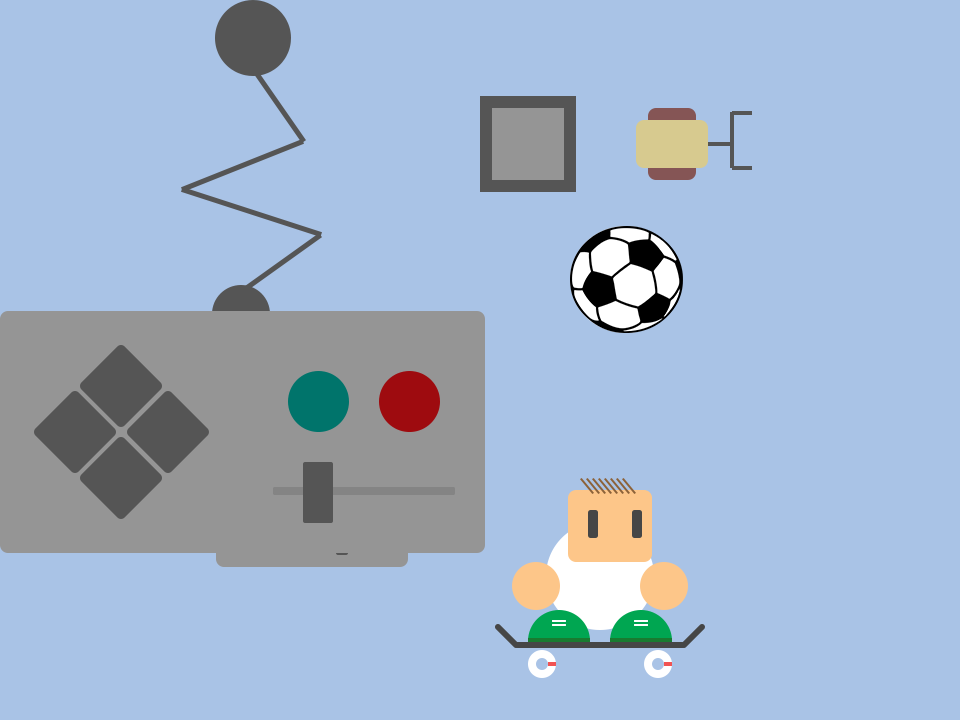
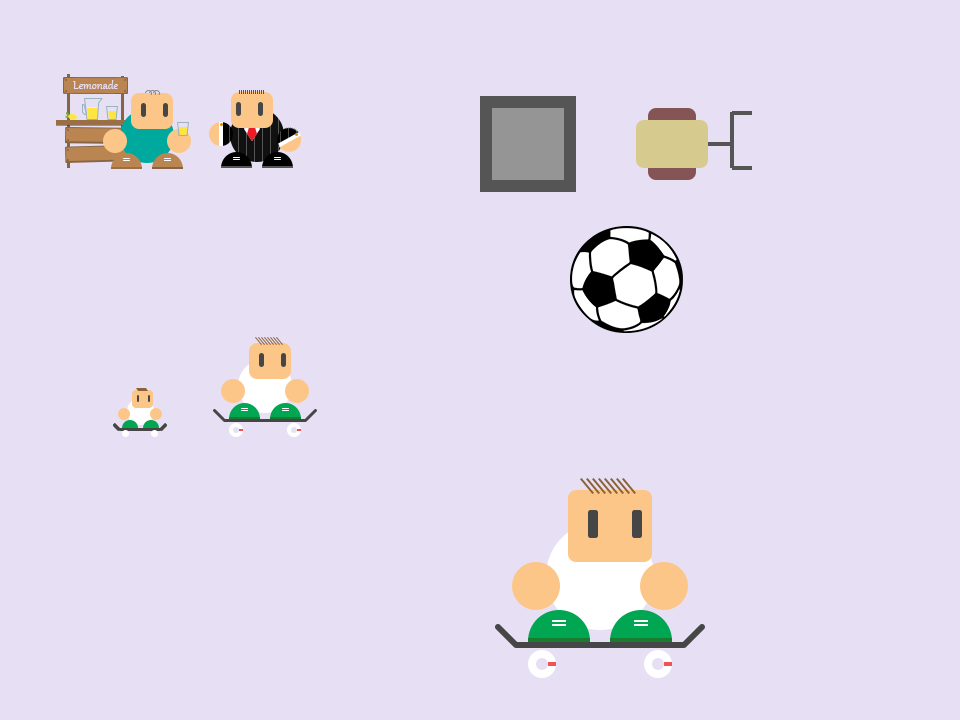
Two versions of the same layered image (960px x 720px). Layer-by-layer changes:
added group "tim" with 61 layers above "jim" over (209, 86, 302, 168)
added group "head" (1st of 12, in "tim") with 26 layers in group "tim" over (231, 86, 273, 128)
added layer "head" (2nd of 12, in "tim" › "head") in group "head" over (231, 92, 273, 128)
added group "body" (1st of 5, in "tim") with 3 layers in group "tim" over (230, 108, 284, 162)
added layer "body" (2nd of 5, in "tim" › "body") in group "body" over (230, 108, 284, 162)
added group "jim" with 24 layers above "lemonade stand" over (103, 90, 191, 169)
added group "head" (3rd of 12, in "jim") with 7 layers in group "jim" over (131, 90, 173, 129)
added layer "head" (4th of 12, in "jim" › "head") in group "head" over (131, 93, 173, 129)
added layer "Ellipse 2" (1st of 4, in "jim") in group "jim" over (120, 109, 174, 163)
added group "lemonade stand" with 37 layers above "ball" over (56, 74, 136, 168)
added group "lemo" with 7 layers in group "lemonade stand" over (63, 77, 128, 94)
added layer "main" (1st of 6, in "lemonade stand" › "lemo") in group "lemo" over (64, 78, 127, 93)
added layer "outline" (1st of 3, in "lemonade stand" › "lemo") in group "lemo" over (63, 77, 128, 94)
added group "plank" with 6 layers in group "lemonade stand" over (65, 127, 126, 144)
added layer "outline" (2nd of 3, in "lemonade stand" › "plank") in group "plank" over (65, 127, 126, 144)
added group "plank copy" with 6 layers in group "lemonade stand" over (65, 145, 126, 163)
added layer "main" (3rd of 6, in "lemonade stand" › "plank copy") in group "plank copy" over (66, 146, 126, 161)
added layer "outline" (3rd of 3, in "lemonade stand" › "plank copy") in group "plank copy" over (65, 145, 126, 163)
hid group "controller copy" (15 layers) over (0, 0, 485, 553)
hid group "controller" (15 layers) over (216, 348, 408, 567)
added layer "Layer 2" above "Layer 1" over (0, 0, 960, 720)
…and 50 more changes (50 added)
